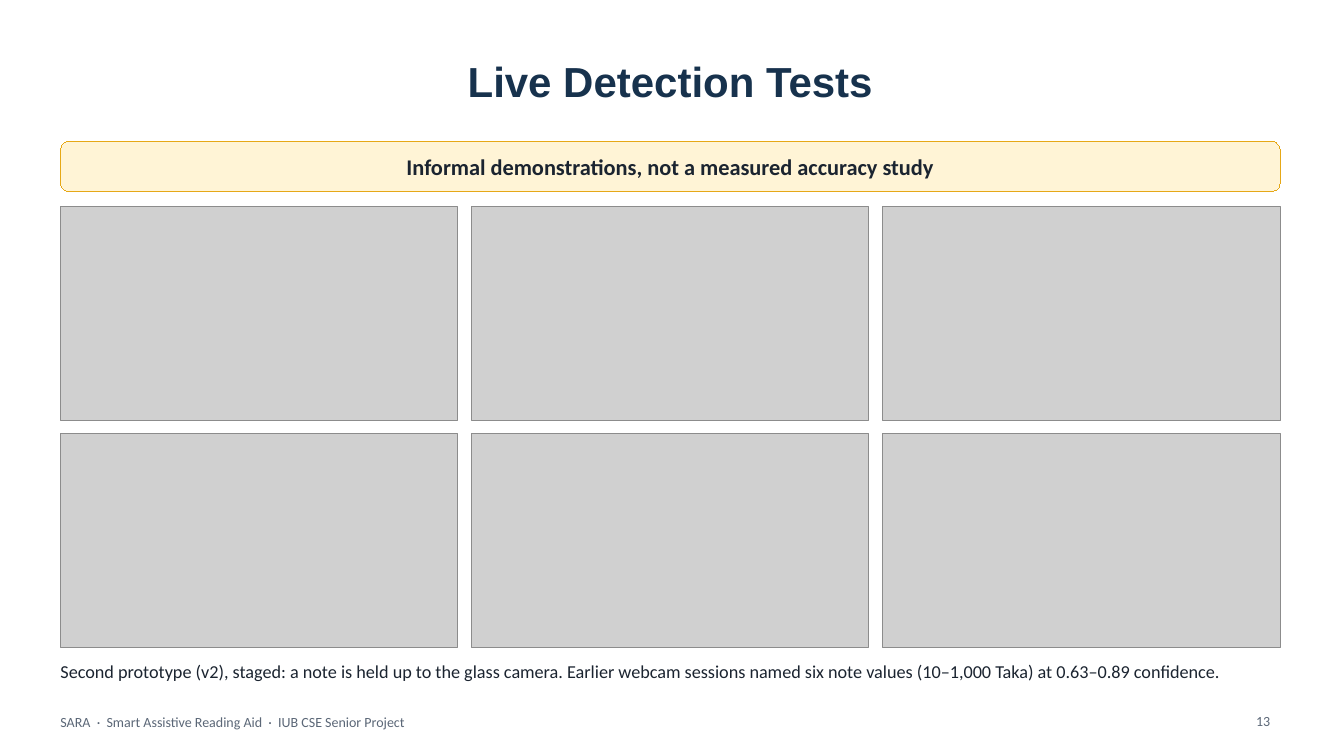
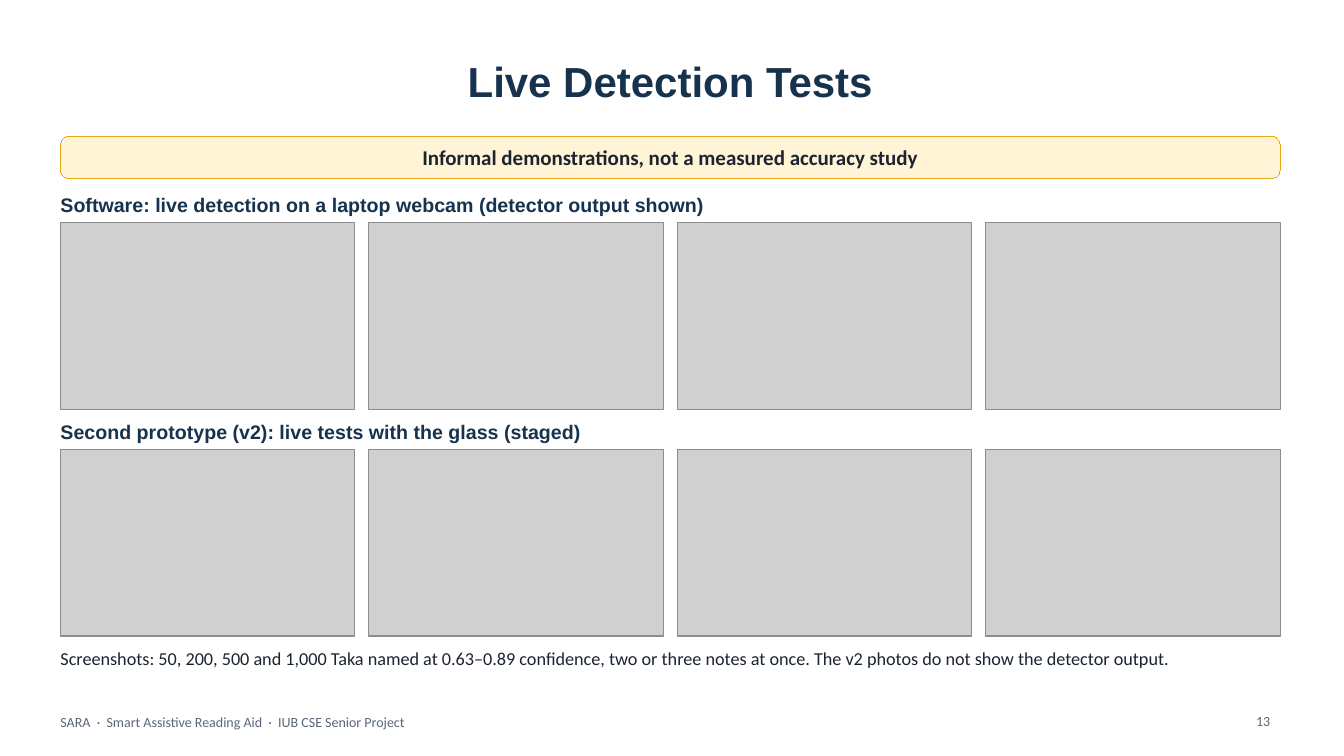
Before and after one commit to aflam330/Senior_project_wearable_glass_for_blind_people_using_ocr_and_ylo, a slide deck: slide 13 of Thesis Report and paper/thesis report/slides/SARA_Presentation.pptx. Drawn at 1344x756 pixels with LibreOffice and Linux fonts; fonts in the diff are those of the drawing; grey boxes stand for pictures; background and template pictures are left out. Boxes give left, top, right and bottom in pixels: in the first picture for what was removed or moved away, otherwise in the second. Text is boxed around its words. In the diff, an @@ line names an element or a change of style, - is before the commit and + after.

```diff
--- a/Thesis Report and paper/thesis report/slides/SARA_Presentation.pptx
+++ b/Thesis Report and paper/thesis report/slides/SARA_Presentation.pptx
@@ rounded rectangle "Informal demonstrations, not a measured ..." resized from (x1=60, y1=141, x2=1280, y2=192) to (x1=60, y1=136, x2=1280, y2=178) @@
@@ rounded rectangle "Informal demonstrations, not a measured ..." at (x1=60, y1=136, x2=1280, y2=178): size 16 to 15 pt; proportions changed @@
@@ text added at (x1=60, y1=197, x2=704, y2=216), 14 pt, text #17324D, bold @@
+Software: live detection on a laptop webcam (detector output shown)
@@ picture added at (x1=60, y1=223, x2=355, y2=409) @@
@@ picture added at (x1=369, y1=223, x2=663, y2=409) @@
@@ picture added at (x1=678, y1=223, x2=972, y2=409) @@
@@ picture resized from (x1=883, y1=207, x2=1280, y2=420) to (x1=986, y1=223, x2=1280, y2=409) @@
@@ text added at (x1=60, y1=424, x2=580, y2=443), 14 pt, text #17324D, bold @@
+Second prototype (v2): live tests with the glass (staged)
@@ picture removed at (x1=472, y1=434, x2=869, y2=647) @@
@@ picture resized from (x1=60, y1=207, x2=458, y2=420) to (x1=60, y1=450, x2=355, y2=636) @@
@@ picture resized from (x1=472, y1=207, x2=869, y2=420) to (x1=369, y1=450, x2=663, y2=636) @@
@@ picture resized from (x1=60, y1=434, x2=458, y2=647) to (x1=678, y1=450, x2=972, y2=636) @@
@@ picture resized from (x1=883, y1=434, x2=1280, y2=647) to (x1=986, y1=450, x2=1280, y2=636) @@
@@ text at (x1=60, y1=652, x2=1169, y2=668): text changed @@
-Second prototype (v2), staged: a note is held up to the glass camera. Earlier webcam sessions named six note values (10–1,000 Taka) at 0.63–0.89 confidence.
+Screenshots: 50, 200, 500 and 1,000 Taka named at 0.63–0.89 confidence, two or three notes at once. The v2 photos do not show the detector output.
```
Also in this commit, not shown: 9 other files.
